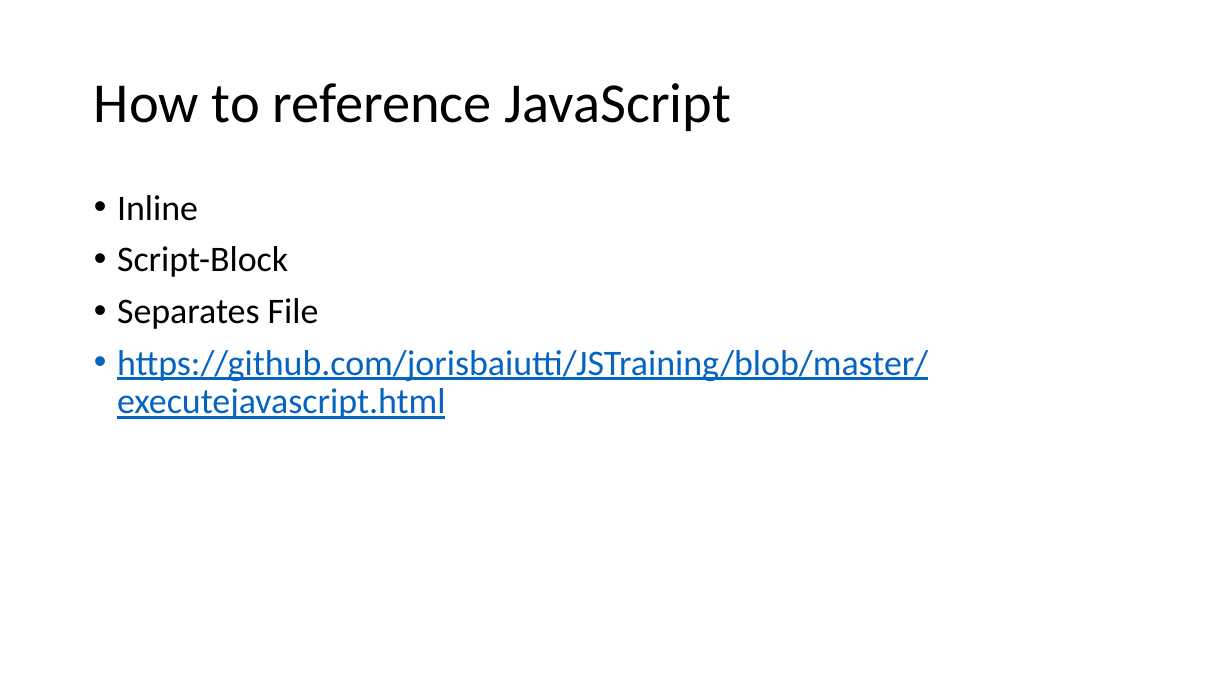
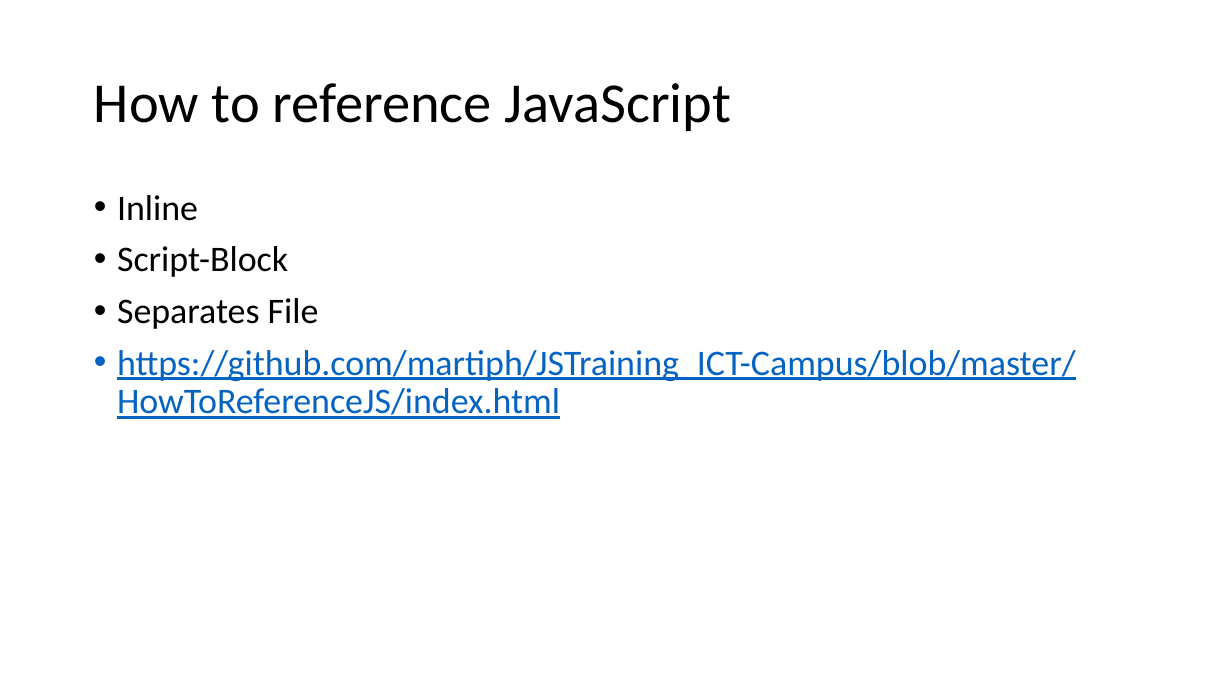
Before and after one commit to martiph/JSTraining_ICT-Campus, a slide deck: slide 6 of JSTraining.pptx. Drawn at 1232x693 pixels with LibreOffice and Linux fonts; fonts in the diff are those of the drawing. Boxes give left, top, right and bottom in pixels: in the first picture for what was removed or moved away, otherwise in the second. Text is boxed around its words. In the diff, an @@ line names an element or a change of style, - is before the commit and + after.

```diff
--- a/JSTraining.pptx
+++ b/JSTraining.pptx
@@ text at (x1=117, y1=350, x2=1076, y2=419): text changed @@
-• https://github.com/jorisbaiutti/JSTraining/blob/master/executejavascript.html
+• https://github.com/martiph/JSTraining_ICT-Campus/blob/master/HowToReferenceJS/index.html
```
Also in this commit, not shown: 5 other slides changed, 2 slides added, 1 slide removed, 6 other files.
